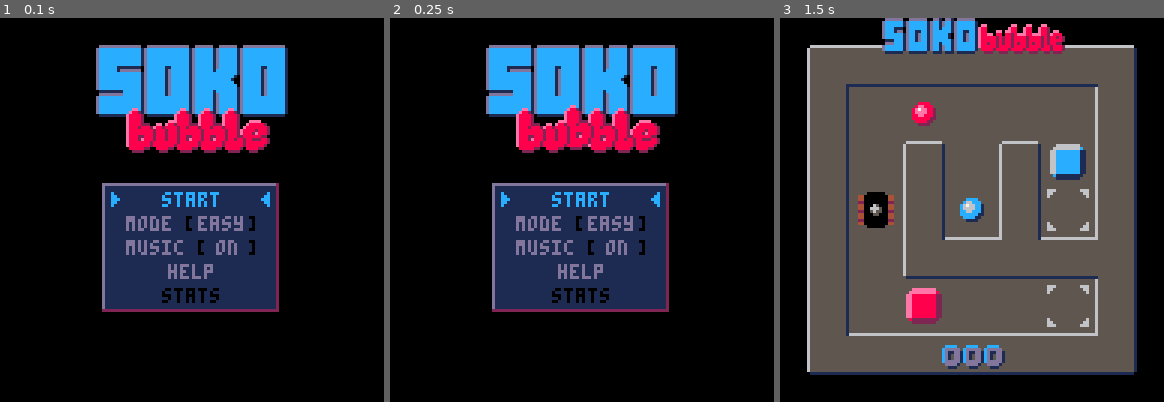
Above: before the commit, frames 1-3 (left to right).
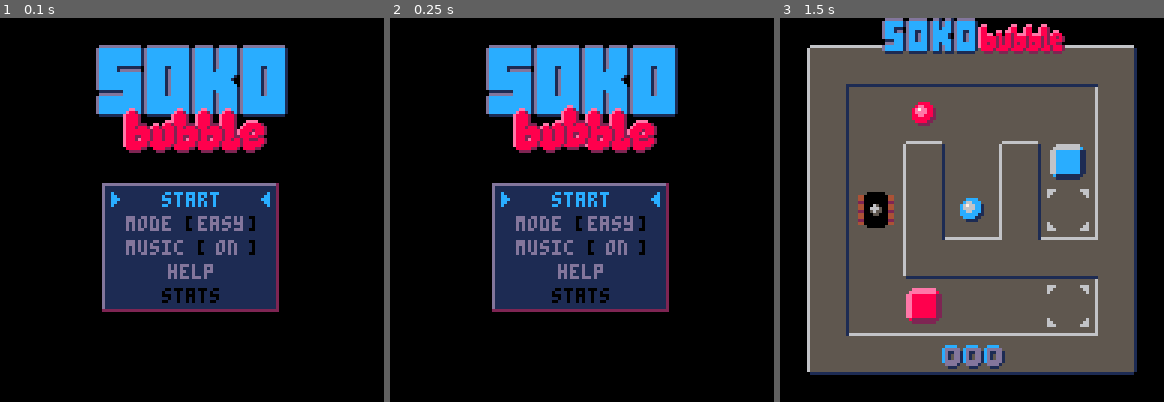
Above: after the commit, the same moments.

Repository: erwinbonsma/SokoBubbleP8
Game: PICO-8 cartridge sokobubble.p8
The game is run twice, just before and just after one commit, with the same random seed, the same clock (stepped at 60 frames per second) and the same inputs.
Inputs:
- Up to frame 1 (0.1 s): no input
- Up to frame 2 (0.25 s): no input
- Up to frame 3 (1.5 s): tap O (Z key) at 0.33, 0.7, 1.43 s; tap X (X key) at 1.07 s

The runs differ from the first frame. In frame 1, 1.6% of the frame differs, in the area x 32-71%, y 23-36%; in frame 2, 1.6%; in frame 3, nothing differs.

Commit message:
Minor tweak to menu colors to improve consistency

Diff:
--- a/sokobubble.p8
+++ b/sokobubble.p8
@@ -356,6 +356,11 @@
  line(x1+1,y2,x2-1,y2)
 end
 
+function printsymbol(ch,x,y)
+ print("◆",x,y,0)
+ print(ch,x,y,13)
+end
+
 function level_start_anim(
  args
 )
@@ -570,9 +575,9 @@
  local xmin=64-#s*2+x_offset
  local xmax=62+#s*2+x_offset
  roundrect(
-  xmin-2,y,xmax+2,y+8,13
- )
- print(s,xmin,y+2,1)
+  xmin-2,y,xmax+2,y+8,1
+ )
+ print(s,xmin,y+2,6)
 end
 
 function level_switch_anim(args)
@@ -701,18 +706,15 @@
  if (
   self.lvl.idx==#level_defs
  ) then
-  s="❎ show stats"
+  s="❎ stats"
  else
-  s="press ❎ to play"
+  s="❎ play"
  end
 
  local w=#s*2+4
- roundrect(64-w,118,63+w,126,13)
- local xx=(
-  67-w+4*#split(s,"❎")[1]
- )
- rectfill(xx,121,xx+3,123,12)
- print(s,66-w,120,1)
+ roundrect(64-w,115,63+w,123,1)
+ print(s,66-w,117,12)
+ printsymbol("❎",66-w,117)
 end
 
 statsview={}
@@ -801,13 +803,6 @@
 
  --show key legend
  rectfill(0,113,127,127,1)
-
- local printsymbol=function(
-  ch,x,y
- )
-  print("◆",x,y,0)
-  print(ch,x,y,13)
- end
 
  printsymbol("⬅️",2,118)
  printsymbol("➡️",16,118)
@@ -1790,7 +1785,7 @@
 
  palt(0,true)
  local str="bubble"
- local sx=88
+ local sx=87
  for i=#str,1,-1 do
   local ch=str[i]
   local bs=bubble_specs[ch]
@@ -1963,15 +1958,15 @@
 00ee000000000000000000ee0000000000000000000000000dddddd00dddddd00dd10dd10dddddd0000000000000000000000000000000000000000000000000
 0e8820000000000000000e88200000000000000000000000dcccccc1dcccccc1dcc1dcc1dcccccc1000000000000000000000000000000000000000000000000
 e8888200000000000000e888820000000000000000000000dcccccc1dcccccc1dcc1dcc1dcccccc10ee00000000ee000ee000ee0000000000000000000000000
-e8888200000000000000e888820000000000000000000000dccc1110dcccccc1dcc1ccc1dcccccc1e880000000e8800e8800e882000000000dddddd00dddddd0
-e888820000000000ee00e8888200000eeee0000000000000dccc1dd0dcc11cc1dcccccc1dcc11cc1e88000ee0ee8800e8800e8820ee00000ddddd1dddd1ddddd
-e88882220000ee0e8820e888820000e88888200000000000dcccccc1dcc1dcc1dccccc10dcc1dcc1e88ee08808828eee88eee882e8880000dddd11dddd11dddd
-e8882888200e88288882e88882000e888888820000000000dcccccc1dcc1dcc1dccccc10dcc1dcc1e8888828288288882888828288282000ddd111dddd111ddd
-e888888882e888828882e8888200e88882888200000000000111ccc1dcc1dcc1dcccccc1dcc1dcc1e8888828288288882888828288882000dd1111dddd1111dd
-e888888882e888828882e8888200e8882e888200000000000dddccc1dcccccc1dcc1ccc1dcccccc1e8828828288282882828828288220000ddd111dddd111ddd
-e888228882e888828882e8888220e8888882200000000000dcccccc1dcccccc1dcc1dcc1dcccccc1e8888828888288882888828828882000dddd11dddd11dddd
-e8882e8882e888828882e8882882e8882228820000000000dcccccc1dcccccc1dcc1dcc1dcccccc108888288882888828888288828882000ddddd1dddd1ddddd
-e888888820e888888882e8888882e888888882000000000001111110011111100111011101111110002220022200222002220022022200000dddddd00dddddd0
+e8888200000000000000e888820000000000000000000000dccc1110dcccccc1dcc1ccc1dcccccc1e880000000e8800e8800e882000000000111111001111110
+e888820000000000ee00e8888200000eeee0000000000000dccc1dd0dcc11cc1dcccccc1dcc11cc1e88000ee0ee8800e8800e8820ee0000011111d1111d11111
+e88882220000ee0e8820e888820000e88888200000000000dcccccc1dcc1dcc1dccccc10dcc1dcc1e88ee08808828eee88eee882e88800001111dd1111dd1111
+e8882888200e88288882e88882000e888888820000000000dcccccc1dcc1dcc1dccccc10dcc1dcc1e8888828288288882888828288282000111ddd1111ddd111
+e888888882e888828882e8888200e88882888200000000000111ccc1dcc1dcc1dcccccc1dcc1dcc1e888882828828888288882828888200011dddd1111dddd11
+e888888882e888828882e8888200e8882e888200000000000dddccc1dcccccc1dcc1ccc1dcccccc1e8828828288282882828828288220000111ddd1111ddd111
+e888228882e888828882e8888220e8888882200000000000dcccccc1dcccccc1dcc1dcc1dcccccc1e88888288882888828888288288820001111dd1111dd1111
+e8882e8882e888828882e8882882e8882228820000000000dcccccc1dcccccc1dcc1dcc1dcccccc10888828888288882888828882888200011111d1111d11111
+e888888820e888888882e8888882e888888882000000000001111110011111100111011101111110002220022200222002220022022200000111111001111110
 e8888888200888888820e88888820888888820000000000000000000000000000000000000000000000000000000000000000000000000000000000000000000
 08888822000088882200088888200088882200000000000000000000000000000000000000000000000000000000000000000000000000000000000000000000
 00222200000002220000002222000002220000000000000000000000000000000000000000000000000000000000000000000000000000000000000000000000
